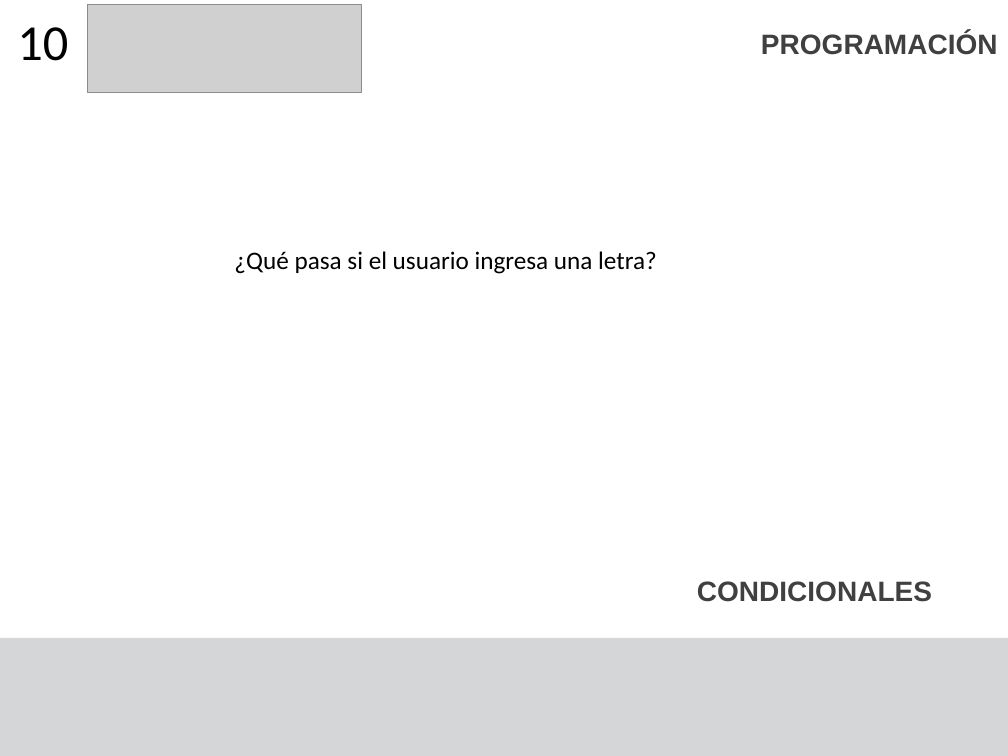
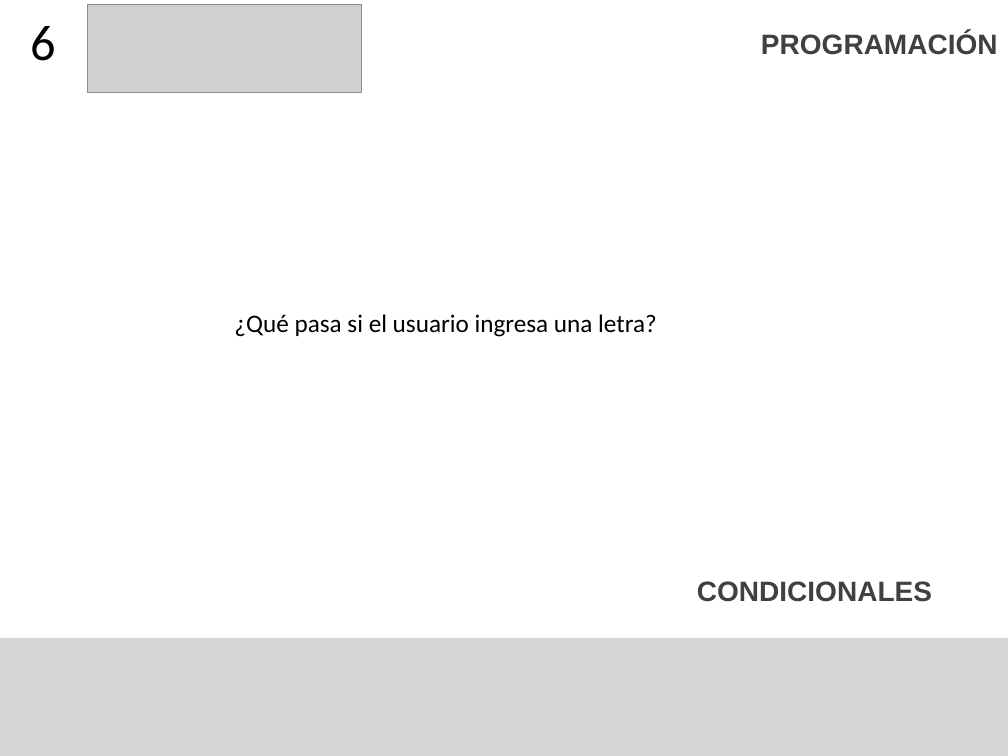
Before and after one commit to F4bian1012/Intro_Programacion, a slide deck: slide 6 of Sesion_4/Condicionales y ciclos.pptx (slide 11 before the commit). Drawn at 1008x756 pixels with LibreOffice and Linux fonts; fonts in the diff are those of the drawing; grey boxes stand for pictures. Boxes give left, top, right and bottom in pixels: in the first picture for what was removed or moved away, otherwise in the second. Text is boxed around its words. In the diff, an @@ line names an element or a change of style, - is before the commit and + after.

```diff
--- a/Sesion_4/Condicionales y ciclos.pptx
+++ b/Sesion_4/Condicionales y ciclos.pptx
@@ title at (30, 26, 56, 61): text changed @@
-10
+6
@@ text "¿Qué pasa si el usuario ...": place and size @@
-text "¿Qué pasa si el usuario ..." at (234, 251, 657, 274)
+text "¿Qué pasa si el usuario ..." at (234, 314, 657, 337)
```
Also in this commit, not shown: 9 other slides changed, 1 slide added, 17 slides removed, 2 other files.
